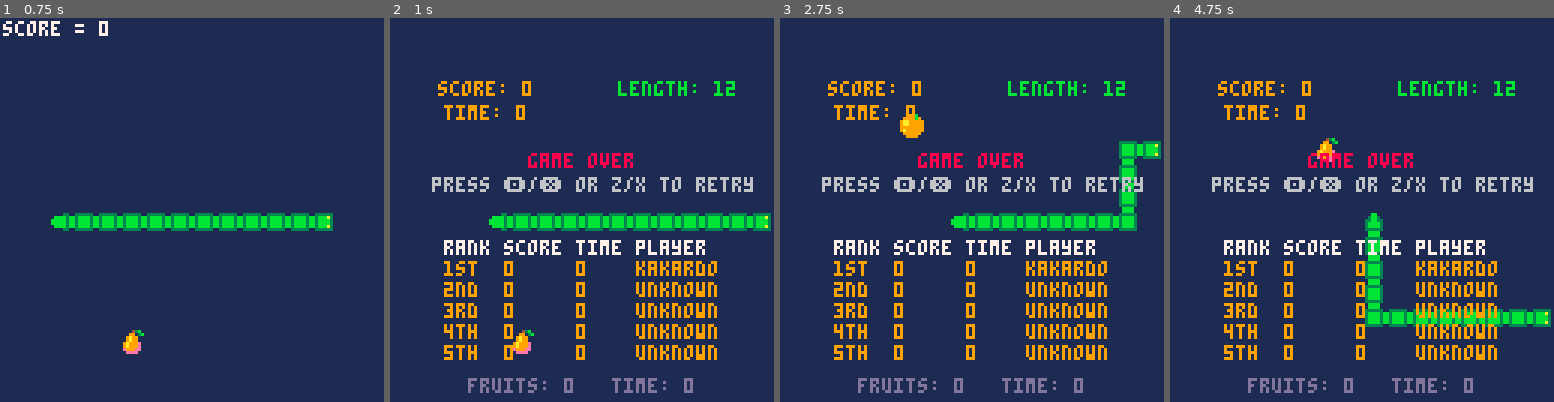
Above: before the commit, frames 1-4 (left to right).
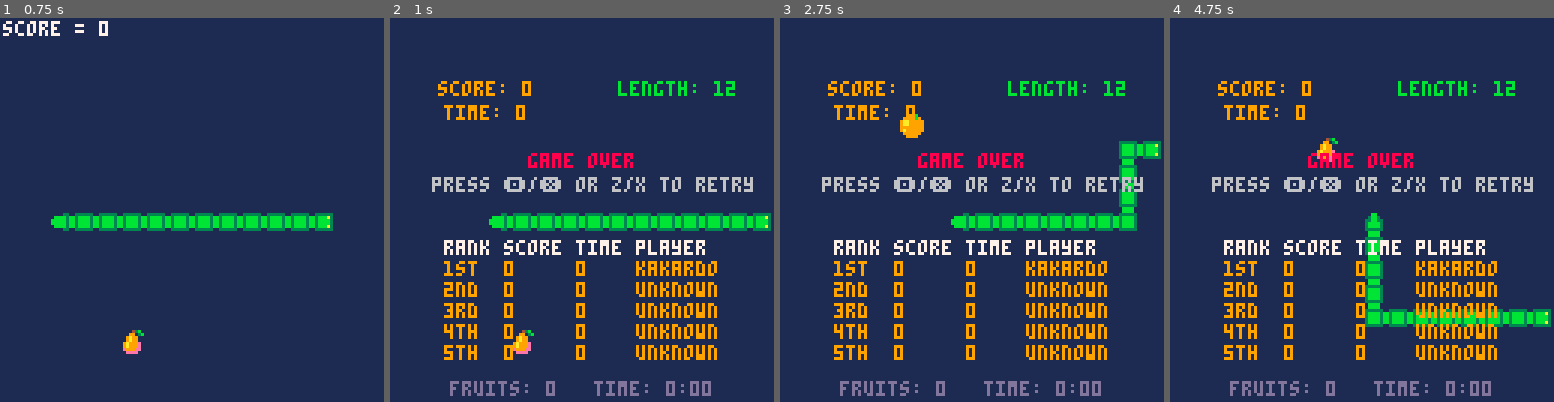
Above: after the commit, the same moments.

Repository: kakardo/Pico-8
Game: PICO-8 cartridge game carts/01 grone orm (snake clone)/snake.p8
Two runs of this game, one before a commit and one after it. Both use one fixed random seed, a clock stepped at 60 frames per second and the inputs below.
Inputs:
- Up to frame 1 (0.75 s): tap X (X key) at 0.33 s; tap O (Z key) at 0.7 s
- Up to frame 2 (1 s): no input
- Up to frame 3 (2.75 s): tap X (X key) at 1.07, 1.85 s; hold Right 1.6-2.1 s; tap O (Z key) at 1.7, 2.1, 2.5 s; hold Up 2.15-2.42 s; hold Right from 2.47 s (still down)
- Up to frame 4 (4.75 s): tap O (Z key) every 0.4 s from 2.9 to 4.5 s; tap X (X key) at 2.97, 4.08 s; release Right at 3.03 s; hold Left 3.08-3.58 s; hold Down 3.63-3.97 s; hold Right 4.02-4.68 s; hold Up from 4.73 s (still down)

Frame 1 is identical in both runs. In frame 2, 1.4% of the frame differs, in the area x 15-84%, y 93-99%; in frame 3, 1.4%; in frame 4, 1.4%.

Commit message:
Total time is now showed with minutes and seconds. Time formatter made.

Diff:
--- a/game carts/01 grone orm (snake clone)/ui.lua
+++ b/game carts/01 grone orm (snake clone)/ui.lua
@@ -6,6 +6,7 @@
 ]]--
 death_bg_captured = false
 
+-- TODO FIX HIGH, MAKE IT PRETTIER
 function print_ui()
   print_centered("score: "..score, 32, 24, 9)
   print_centered("time: "..flr(cycle_cnt/60), 32, 32, 9)
@@ -54,8 +55,16 @@
 
 function print_totals()
   local total_fruit = flr(total_score / 10)
-  local total_str = ("fruits: "..total_fruit.."   time: "..total_time)
-  print_centered(total_str, 64, 123, 141)
+  local total_str =
+    "fruits: "..total_fruit.."   time: "..format_time(total_time)
+  print_centered(total_str, 64, 124, 141)
+end
+
+function format_time(sec)
+  sec = sec or 0
+  local minute = flr(sec/60)
+  local s = sec % 60
+  return minute..":"..(s < 10 and "0"..s or s)
 end
 
 -- LAST_LINE_OF_UI_LUA
